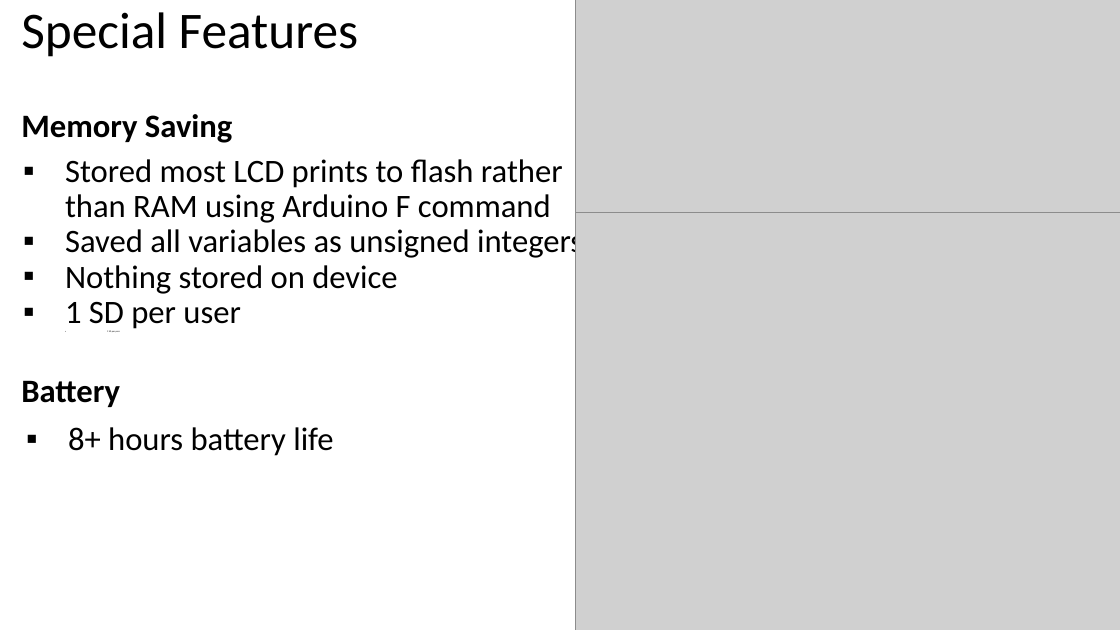
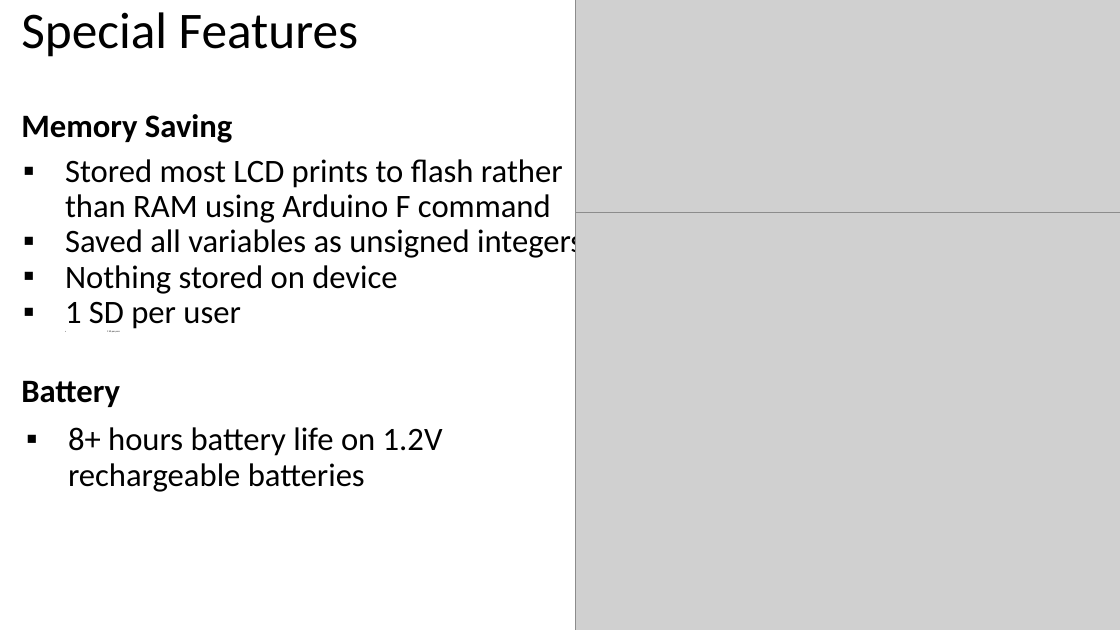
Before and after one commit to imatlopez/Fitbrick, a slide deck: slide 3 of Presentation.pptx. Drawn at 1120x630 pixels with LibreOffice and Linux fonts; fonts in the diff are those of the drawing; grey boxes stand for pictures. Boxes give left, top, right and bottom in pixels: in the first picture for what was removed or moved away, otherwise in the second. Text is boxed around its words. In the diff, an @@ line names an element or a change of style, - is before the commit and + after.

Commit message:
v1.0.8

```diff
--- a/Presentation.pptx
+++ b/Presentation.pptx
@@ text at [68,427,443,492]: text changed @@
-▪ 8+ hours battery life
+▪ 8+ hours battery life on 1.2V rechargeable batteries
```
Also in this commit, not shown: 1 other slide changed.
